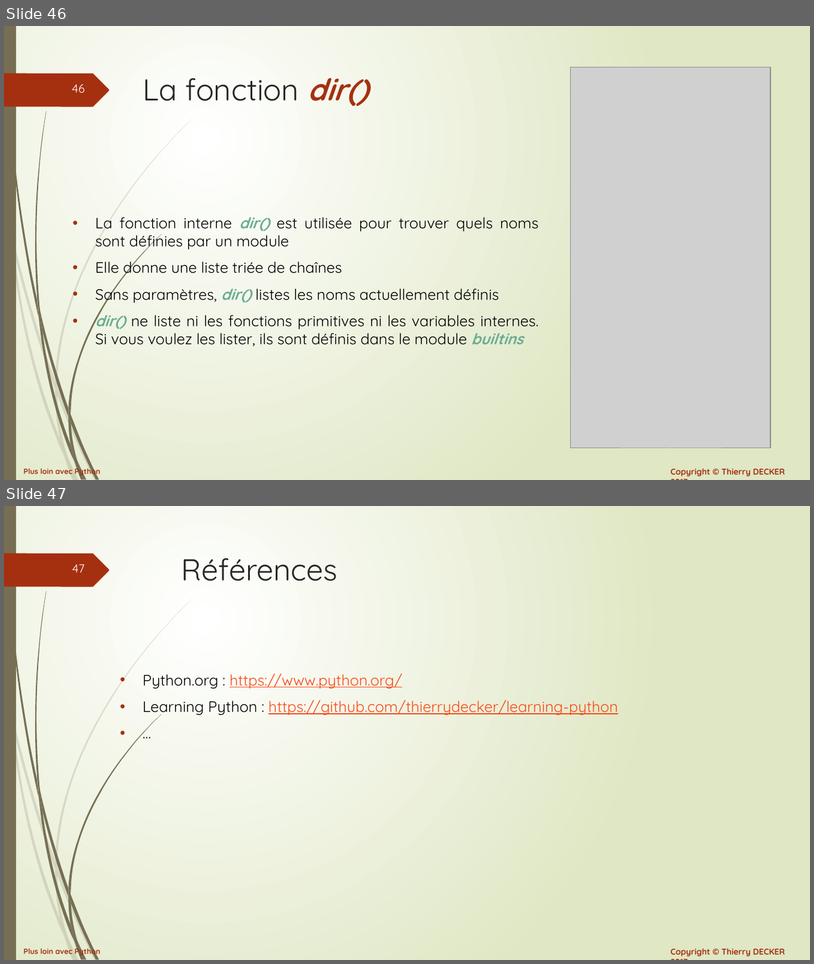
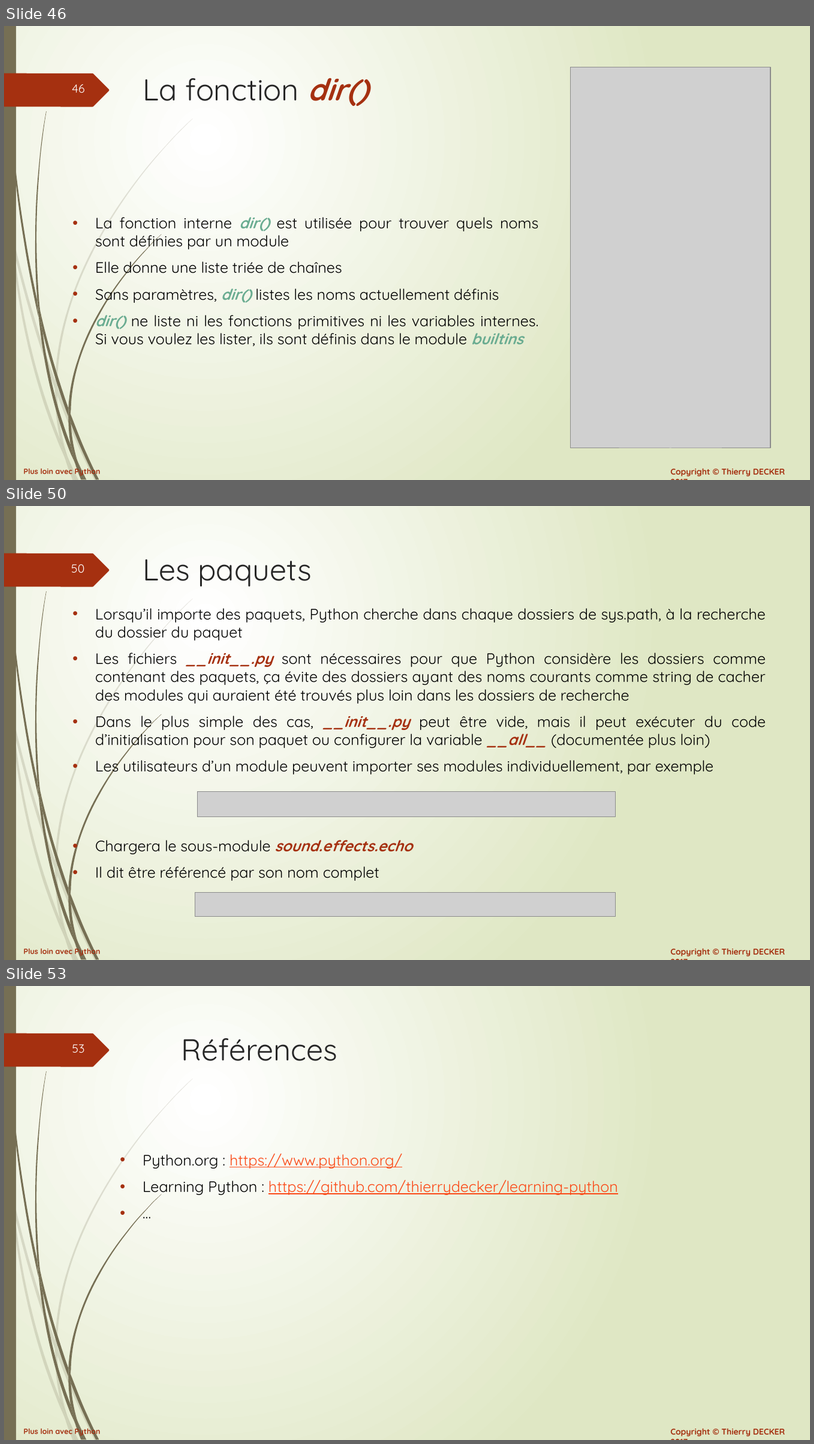
Before and after one commit to VikmanTheRacoon/learning-python, a slide deck: documentations/python-102.pptx. Shown one above the other, each under a label of ours: slides 46 and 47 before the commit, slides 46, 50 and 53 after it; the slides between them are not shown. The pictures are 814x964 and 814x1444 pixels, drawn with LibreOffice and Linux fonts; fonts in the diff are those of the drawing; grey boxes stand for pictures. Boxes give left, top, right and bottom in pixels: in the first picture for what was removed or moved away, otherwise in the second. Text is boxed around its words. In the diff, an @@ line names an element or a change of style, - is before the commit and + after.

```diff
--- a/documentations/python-102.pptx
+++ b/documentations/python-102.pptx
@@ slide 50 added at (4, 506, 810, 960), background gradient #FFFFFF to #DFE8C4; not listed: 27 template elements that a slide beside it also shows @@
@@ title added at (143, 559, 312, 586), 36 pt, text #262626 @@
+Les paquets
@@ text added at (95, 608, 766, 880), 18 pt, text #000000 @@
+• Lorsqu’il importe des paquets, Python cherche dans chaque dossiers de sys.path, à la recherche du dossier du paquet
+• Les fichiers __init__.py sont nécessaires pour que Python considère les dossiers comme contenant des paquets, ça évite des dossiers ayant des noms courants comme string de cacher des modules qui auraient été trouvés plus loin dans les dossiers de recherche
+• Dans le plus simple des cas, __init__.py peut être vide, mais il peut exécuter du code d’initialisation pour son paquet ou configurer la variable __all__ (documentée plus loin)
+• Les utilisateurs d’un module peuvent importer ses modules individuellement, par exemple
+• Chargera le sous-module sound.effects.echo
+• Il dit être référencé par son nom complet
@@ picture added at (198, 792, 616, 817) @@
@@ picture added at (195, 892, 616, 917) @@
@@ what was slide 47 is now slide 53 @@
@@ page number at (72, 1044, 85, 1053): text changed @@
-47
+53
```
Also in this commit, not shown: 5 other slides added, 1 other file.
